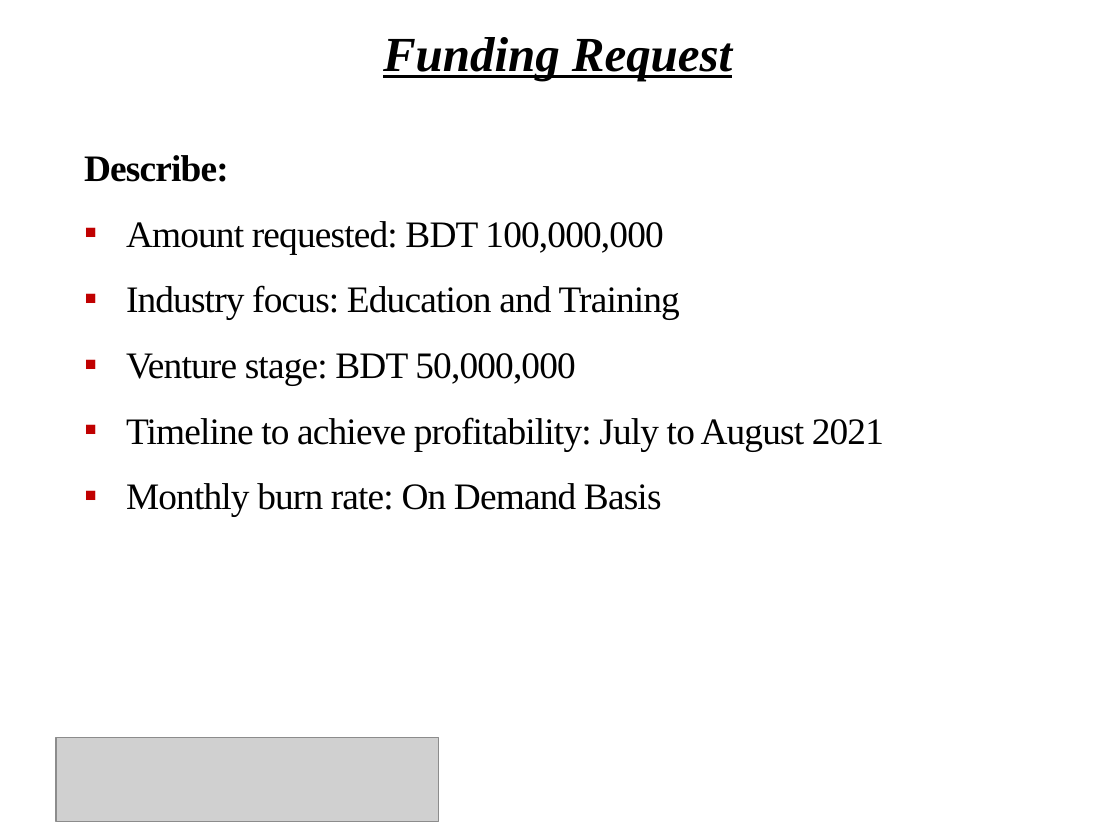
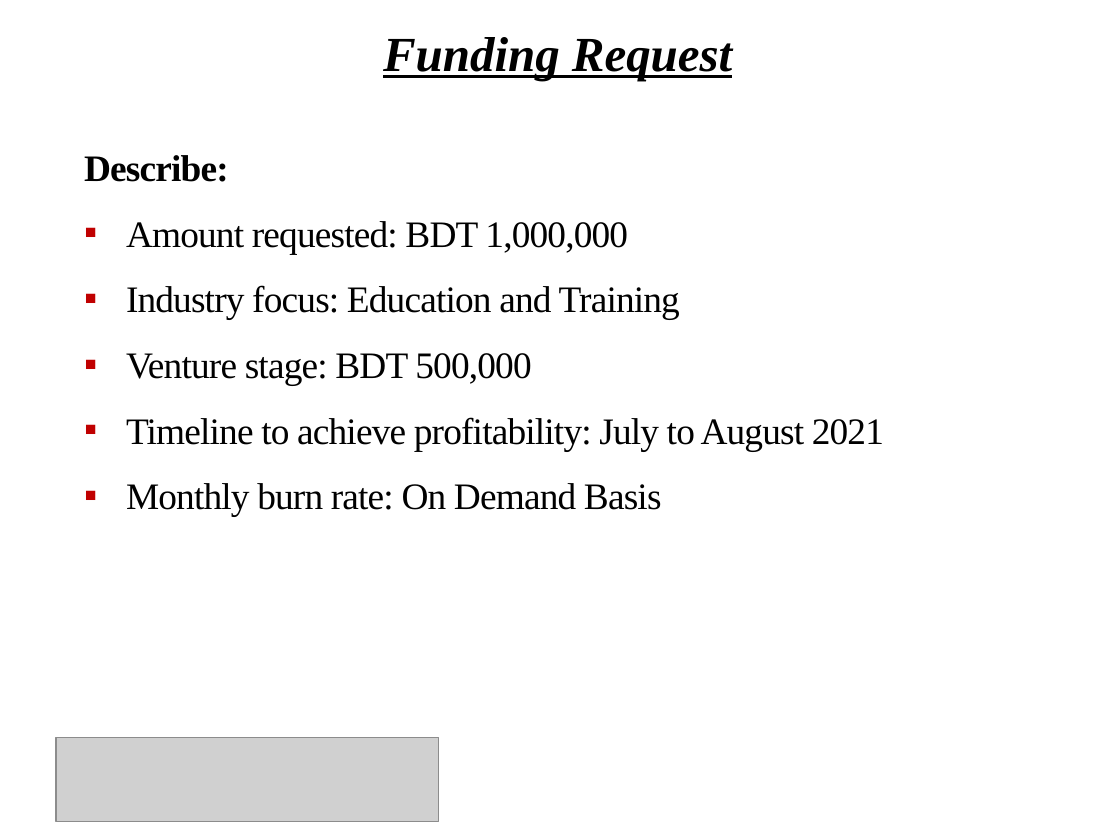
Before and after one commit to Shuvoneel/SRCL, a slide deck: slide 13 of Startup/Presentation_iDEA.pptx (slide 12 before the commit). Drawn at 1120x840 pixels with LibreOffice and Linux fonts; fonts in the diff are those of the drawing; grey boxes stand for pictures; background and template pictures are left out. Boxes give left, top, right and bottom in pixels: in the first picture for what was removed or moved away, otherwise in the second. Text is boxed around its words. In the diff, an @@ line names an element or a change of style, - is before the commit and + after.

```diff
--- a/Startup/Presentation_iDEA.pptx
+++ b/Startup/Presentation_iDEA.pptx
@@ text at (126,221,628,254): text changed @@
-▪ Amount requested: BDT 100,000,000
+▪ Amount requested: BDT 1,000,000
@@ text at (126,353,531,385): text changed @@
-▪ Venture stage: BDT 50,000,000
+▪ Venture stage: BDT 500,000
```
Also in this commit, not shown: 2 other slides changed, 1 slide added, 3 other files.
